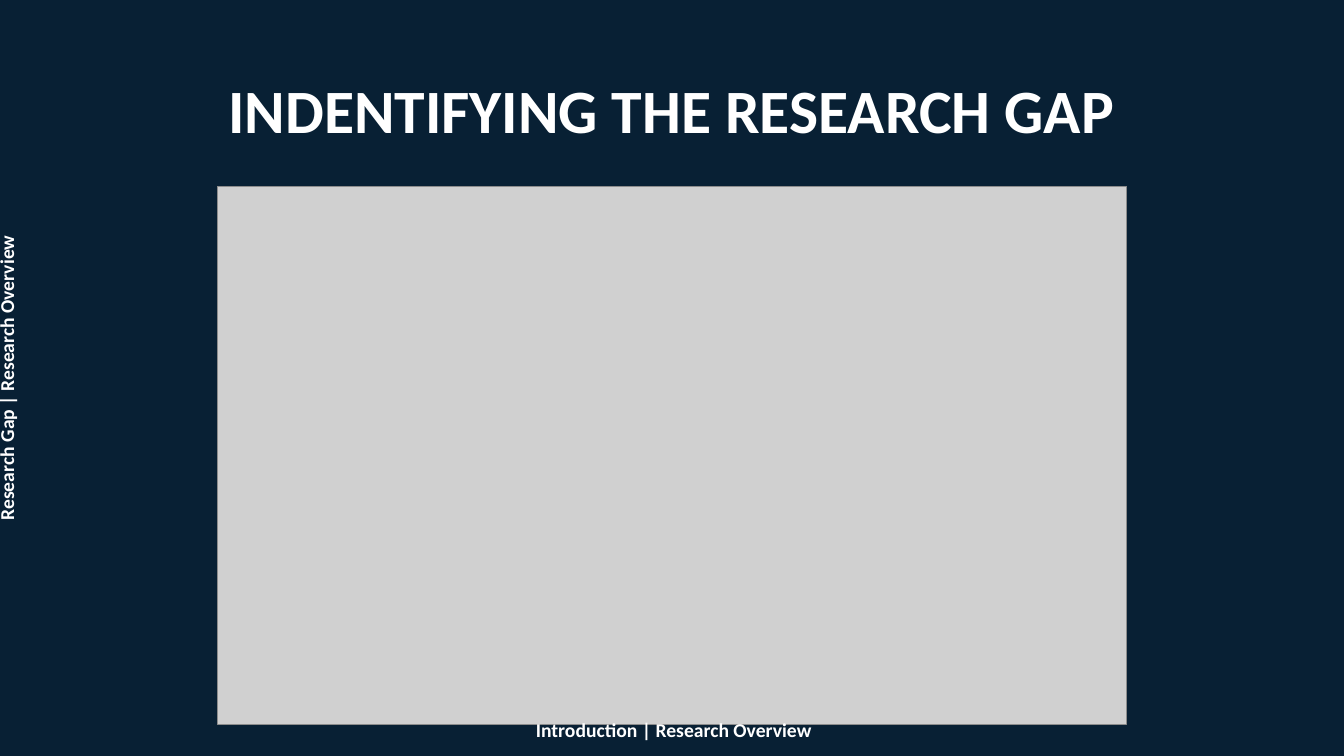
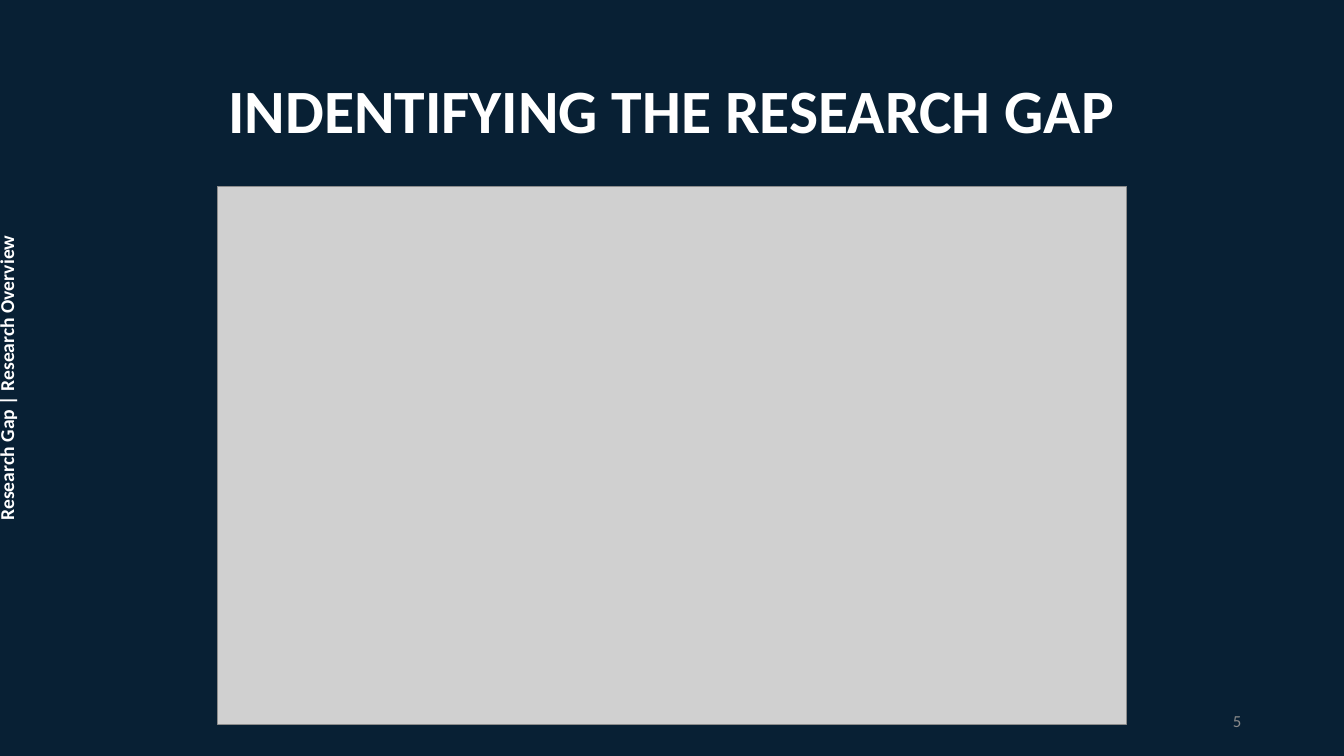
Before and after one commit to ghasemizade/research-gate, a slide deck: slide 5 of proposal-present-slides.pptx. Drawn at 1344x756 pixels with LibreOffice and Linux fonts; fonts in the diff are those of the drawing; grey boxes stand for pictures. Boxes give left, top, right and bottom in pixels: in the first picture for what was removed or moved away, otherwise in the second. Text is boxed around its words. In the diff, an @@ line names an element or a change of style, - is before the commit and + after.

Commit message:
update slides

```diff
--- a/proposal-present-slides.pptx
+++ b/proposal-present-slides.pptx
@@ page number added at bbox=[1233, 716, 1241, 727], 12 pt, text #8C8C8C @@
+5
@@ text removed at bbox=[536, 720, 811, 742] @@
-Introduction | Research Overview
```
Also in this commit, not shown: 6 other slides changed, 5 slides added, 1 other file.
